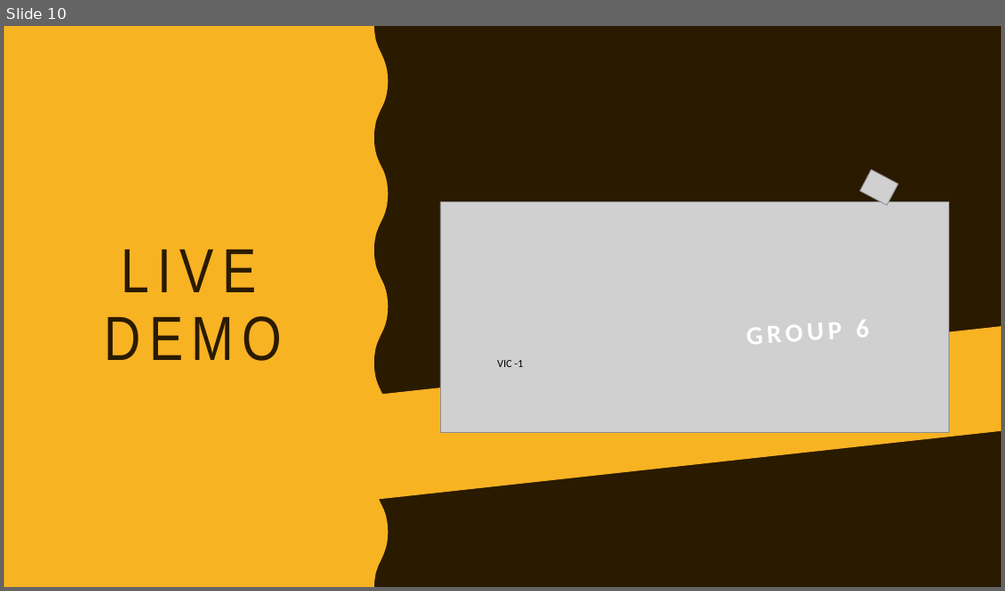
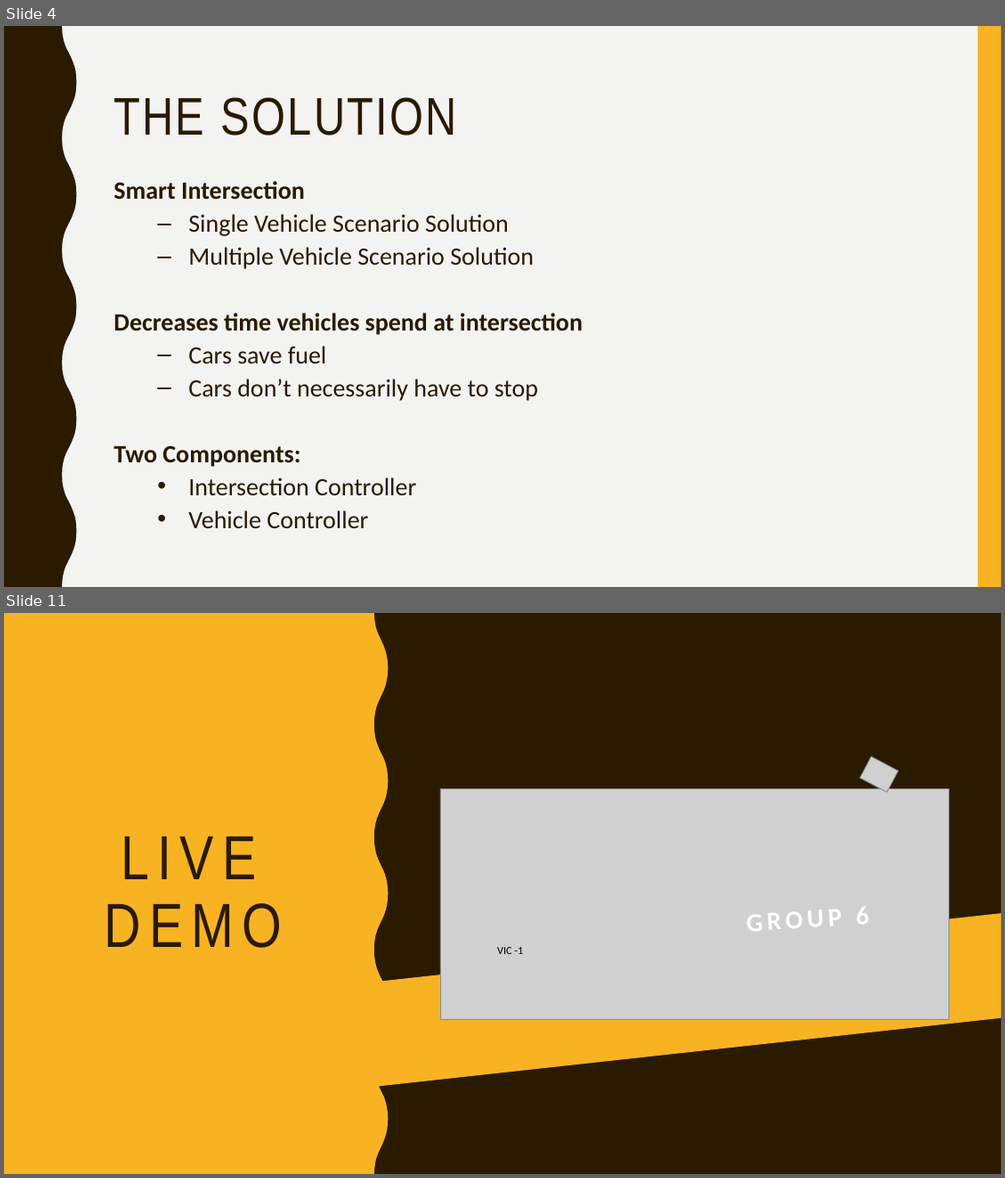
Before and after one commit to jean-lucas/vic, a slide deck: Presentation/Vehicle Intersection Control Presentation.pptx. Shown one above the other, each under a label of ours: slide 10 before the commit, slides 4 and 11 after it; the slides between them are not shown. The pictures are 1005x591 and 1005x1178 pixels, drawn with LibreOffice and Linux fonts; fonts in the diff are those of the drawing; grey boxes stand for pictures. Boxes give left, top, right and bottom in pixels: in the first picture for what was removed or moved away, otherwise in the second. Text is boxed around its words. In the diff, an @@ line names an element or a change of style, - is before the commit and + after.

```diff
--- a/Presentation/Vehicle Intersection Control Presentation.pptx
+++ b/Presentation/Vehicle Intersection Control Presentation.pptx
@@ slide 4 added at <box>4,26,1001,587</box>, background #F3F3F2 @@
@@ freeform shape added at <box>4,26,77,587</box>, fill #2A1A00 @@
@@ rectangle added at <box>978,26,1001,587</box>, fill #F8B323 @@
@@ title added at <box>113,97,457,135</box>, 51 pt, text #2A1A00 @@
+THE SOLUTION
@@ text added at <box>113,181,582,529</box>, 24 pt, text #2A1A00 @@
+Smart Intersection
+  – Single Vehicle Scenario Solution
+  – Multiple Vehicle Scenario Solution
+Decreases time vehicles spend at intersection
+  – Cars save fuel
+  – Cars don’t necessarily have to stop
+Two Components:
+• Intersection Controller
+• Vehicle Controller
@@ what was slide 10 is now slide 11 @@
```
Also in this commit, not shown: 6 other slides added, 7 slides removed.
